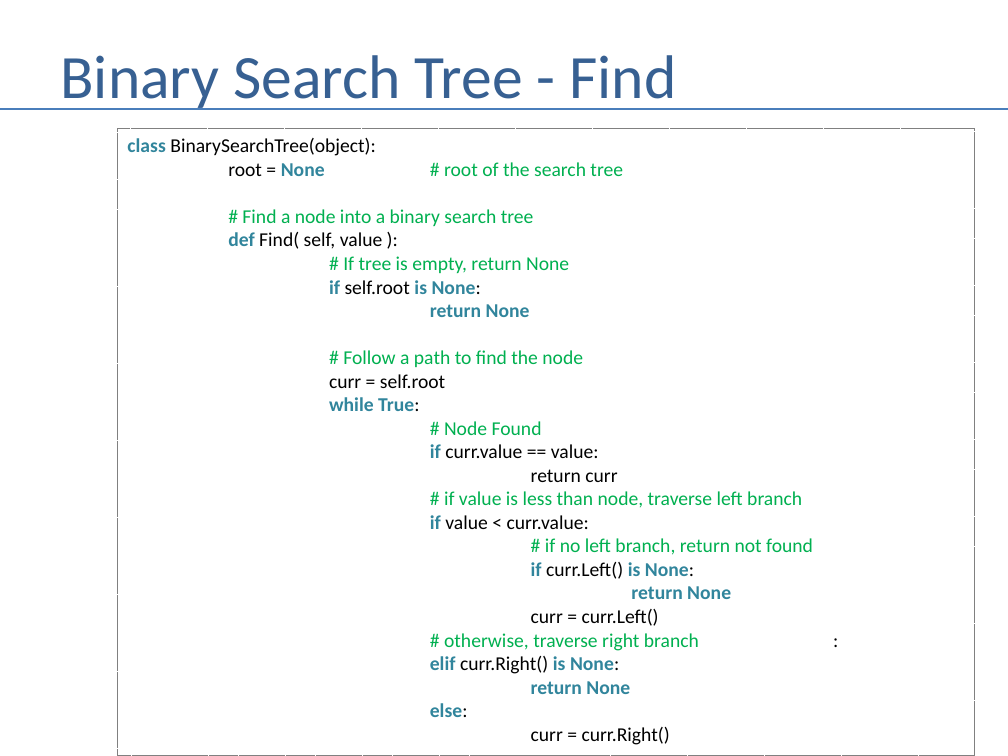
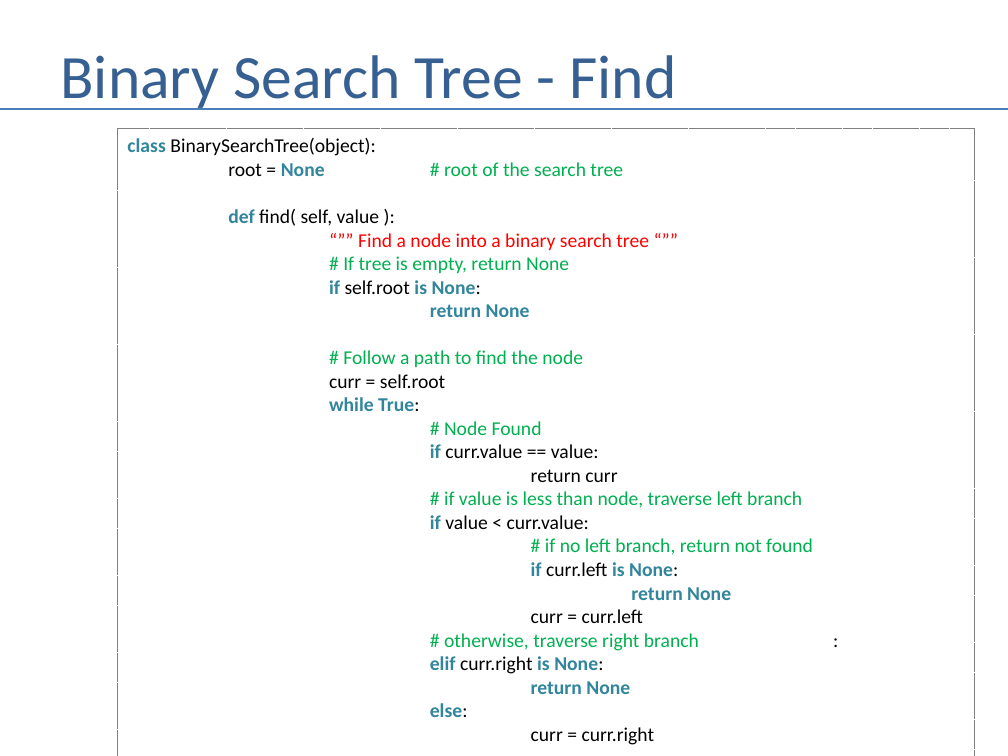
Before and after one commit to andrewferlitsch/Portland-Data-Science-Group, a slide deck: slide 57 of Presentations/Whiteboarding.pptx. Drawn at 1008x756 pixels with LibreOffice and Linux fonts; fonts in the diff are those of the drawing. Boxes give left, top, right and bottom in pixels: in the first picture for what was removed or moved away, otherwise in the second. Text is boxed around its words. In the diff, an @@ line names an element or a change of style, - is before the commit and + after.

```diff
--- a/Presentations/Whiteboarding.pptx
+++ b/Presentations/Whiteboarding.pptx
@@ text in rectangle at (x1=228, y1=209, x2=649, y2=250): text changed; text colour #00B050 to #FF0000 @@
-# Find a node into a binary search tree
-def Find( self, value ):
+def find( self, value ):
+“”” Find a node into a binary search tree “””
@@ text in rectangle at (x1=531, y1=562, x2=678, y2=576): text changed @@
-if curr.Left() is None:
+if curr.left is None:
@@ text in rectangle at (x1=531, y1=609, x2=643, y2=623): text changed @@
-curr = curr.Left()
+curr = curr.left
@@ text in rectangle at (x1=430, y1=656, x2=603, y2=674): text changed @@
-elif curr.Right() is None:
+elif curr.right is None:
@@ text in rectangle at (x1=531, y1=727, x2=655, y2=745): text changed @@
-curr = curr.Right()
+curr = curr.right
```
Also in this commit, not shown: 7 other slides changed.
